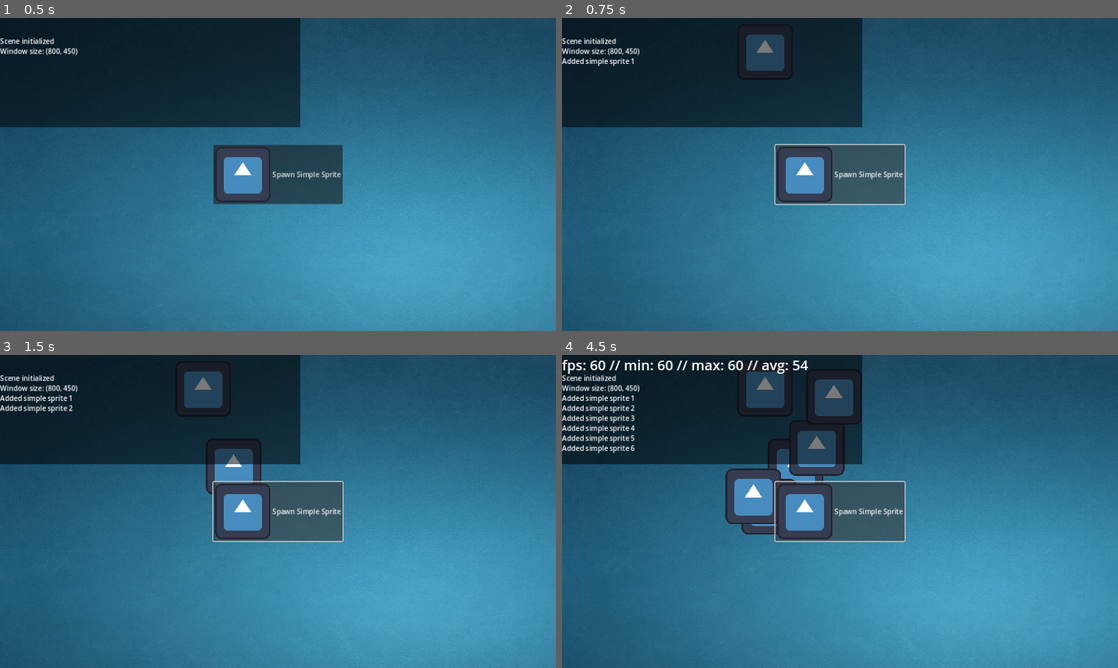
Above: before the commit, frames 1-4 (two rows, left to right).
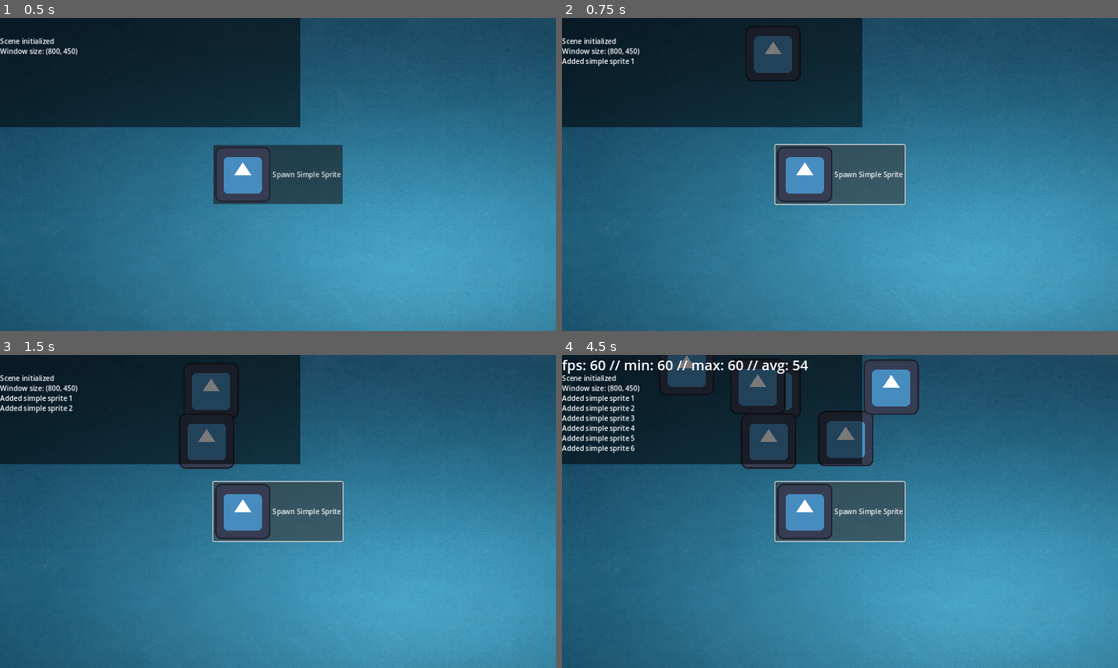
Above: after the commit, the same moments.

Repository: ash4rk/godot_polygon
Game: Godot game, scene res://sprite_spawner.tscn
Same seed, same stepped clock (60 frames per second), same inputs: the game is played once before the commit and once after it. The engine's default icon, where the game draws it, is replaced by a stand-in: a white triangle on a blue panel in a dark square.
Inputs:
- Up to frame 1 (0.5 s): no input
- Up to frame 2 (0.75 s): click "Spawn Simple Sprite" at 0.5 s
- Up to frame 3 (1.5 s): click "Spawn Simple Sprite" at 1.25 s
- Up to frame 4 (4.5 s): click "Spawn Simple Sprite" at 2 s; tap Enter at 2.75, 4.25 s; tap Space at 3.5 s

Frame 1 is identical in both runs. In frame 2, 0.6% of the frame differs, in the area x 31-43%, y 2-21%; in frame 3, 2.3%; in frame 4, 8.7%, in the area x 19-65%, y 0-58%.

Commit message:
FEAT: Add rigidbody scene

Diff:
--- /dev/null
+++ b/rigidbody_spawner.tscn
@@ -0,0 +1,81 @@
+[gd_scene load_steps=6 format=3 uid="uid://cdhqn7margc1e"]
+
+[ext_resource type="Script" path="res://spawnables/rigidbody_spawner.gd" id="1_3c5hs"]
+[ext_resource type="Texture2D" uid="uid://caxd6bmqi2nwb" path="res://common/icon.svg" id="2_43cne"]
+[ext_resource type="PackedScene" uid="uid://ca535jyyat3dk" path="res://common/log.tscn" id="3_113bk"]
+[ext_resource type="Texture2D" uid="uid://tvg3j776tnst" path="res://common/background.jpg" id="4_t48vt"]
+
+[sub_resource type="RectangleShape2D" id="RectangleShape2D_jtyhu"]
+size = Vector2(1882, 232)
+
+[node name="SimpleSprite" type="Node"]
+script = ExtResource("1_3c5hs")
+
+[node name="CanvasLayer" type="CanvasLayer" parent="."]
+
+[node name="SpawnSpriteButton" type="Button" parent="CanvasLayer"]
+anchors_preset = 8
+anchor_left = 0.5
+anchor_top = 0.5
+anchor_right = 0.5
+anchor_bottom = 0.5
+offset_left = -148.0
+offset_top = -68.0
+offset_right = 148.0
+offset_bottom = 68.0
+grow_horizontal = 2
+grow_vertical = 2
+text = "Spawn Simple Sprite"
+icon = ExtResource("2_43cne")
+
+[node name="LogBG" parent="CanvasLayer" instance=ExtResource("3_113bk")]
+
+[node name="HSlider" type="HSlider" parent="CanvasLayer"]
+custom_minimum_size = Vector2(300, 0)
+anchors_preset = 8
+anchor_left = 0.5
+anchor_top = 0.5
+anchor_right = 0.5
+anchor_bottom = 0.5
+offset_left = -4.0
+offset_top = 88.0
+offset_right = 4.0
+offset_bottom = 104.0
+grow_horizontal = 2
+grow_vertical = 2
+size_flags_horizontal = 4
+size_flags_vertical = 4
+min_value = 0.02
+max_value = 1.0
+step = 0.02
+value = 1.0
+
+[node name="SizeLabel" type="Label" parent="CanvasLayer/HSlider"]
+layout_mode = 1
+anchors_preset = 8
+anchor_left = 0.5
+anchor_top = 0.5
+anchor_right = 0.5
+anchor_bottom = 0.5
+offset_left = -20.0
+offset_top = 18.0
+offset_right = 20.0
+offset_bottom = 41.0
+grow_horizontal = 2
+grow_vertical = 2
+text = "Size: 1.0"
+
+[node name="Level" type="Node" parent="."]
+
+[node name="Background" type="Sprite2D" parent="Level"]
+texture = ExtResource("4_t48vt")
+centered = false
+
+[node name="StaticBody2D" type="StaticBody2D" parent="Level"]
+
+[node name="CollisionShape2D" type="CollisionShape2D" parent="Level/StaticBody2D"]
+position = Vector2(726, 847)
+shape = SubResource("RectangleShape2D_jtyhu")
+
+[connection signal="button_up" from="CanvasLayer/SpawnSpriteButton" to="." method="_on_spawn_sprite_button_button_up"]
+[connection signal="value_changed" from="CanvasLayer/HSlider" to="." method="_on_h_slider_value_changed"]
--- a/simple_sprite/simple_sprite.tscn
+++ /dev/null
@@ -1,7 +0,0 @@
-[gd_scene load_steps=2 format=3 uid="uid://sy6dhb8jvbw6"]
-
-[ext_resource type="Texture2D" uid="uid://caxd6bmqi2nwb" path="res://common/icon.svg" id="1_esc00"]
-
-[node name="Sprite2D" type="Sprite2D"]
-texture_filter = 3
-texture = ExtResource("1_esc00")
--- a/simple_sprite/sprite_spawner.gd
+++ b/spawnables/rigidbody_spawner.gd
@@ -1,8 +1,9 @@
 extends Node
 
-const SIMPLE_SPRITE = preload("res://simple_sprite/simple_sprite.tscn")
+const SIMPLE_RIGIDBODY = preload("res://spawnables/simple_rigid_body.tscn")
 @onready var Log : RichTextLabel = $CanvasLayer/LogBG/Log
 var sprite_numbers: int = 0
+var object_size: = Vector2(1.0, 1.0)
 
 func _print_log(text_value : String) -> void:
 	Log.text += text_value + "\n"
@@ -12,10 +13,14 @@
 	_print_log("Window size: " + str(DisplayServer.window_get_size()))
 
 func _on_spawn_sprite_button_button_up():
-	var simple_sprite_instance = SIMPLE_SPRITE.instantiate()
-	$Level.add_child(simple_sprite_instance)
+	var simple_rigidbody_instance = SIMPLE_RIGIDBODY.instantiate()
+	$Level.add_child(simple_rigidbody_instance)
 	var x_screen = DisplayServer.window_get_size().x
 	var y_screen = DisplayServer.window_get_size().y
-	simple_sprite_instance.global_position = Vector2(randf_range(0, x_screen),randf_range(0, y_screen))
+	simple_rigidbody_instance.global_position = Vector2(randf_range(0, x_screen),randf_range(0, y_screen))
 	sprite_numbers += 1
 	_print_log("Added simple sprite " + str(sprite_numbers))
+
+
+func _on_h_slider_value_changed(value):
+	$CanvasLayer/HSlider/SizeLabel.text = "Size: " + str(value)
--- /dev/null
+++ b/spawnables/simple_rigid_body.tscn
@@ -0,0 +1,15 @@
+[gd_scene load_steps=3 format=3 uid="uid://b6mu5sl2ufakx"]
+
+[ext_resource type="Texture2D" uid="uid://caxd6bmqi2nwb" path="res://common/icon.svg" id="1_lkxpv"]
+
+[sub_resource type="RectangleShape2D" id="RectangleShape2D_wtmat"]
+size = Vector2(128, 128)
+
+[node name="SimpleRigidBody" type="RigidBody2D"]
+
+[node name="Sprite2D" type="Sprite2D" parent="."]
+texture_filter = 3
+texture = ExtResource("1_lkxpv")
+
+[node name="CollisionShape2D" type="CollisionShape2D" parent="."]
+shape = SubResource("RectangleShape2D_wtmat")
--- /dev/null
+++ b/spawnables/simple_sprite.tscn
@@ -0,0 +1,7 @@
+[gd_scene load_steps=2 format=3 uid="uid://sy6dhb8jvbw6"]
+
+[ext_resource type="Texture2D" uid="uid://caxd6bmqi2nwb" path="res://common/icon.svg" id="1_rqnx0"]
+
+[node name="Sprite2D" type="Sprite2D"]
+texture_filter = 3
+texture = ExtResource("1_rqnx0")
--- /dev/null
+++ b/spawnables/sprite_spawner.gd
@@ -0,0 +1,21 @@
+extends Node
+
+const SIMPLE_SPRITE = preload("res://spawnables/simple_sprite.tscn")
+@onready var Log : RichTextLabel = $CanvasLayer/LogBG/Log
+var sprite_numbers: int = 0
+
+func _print_log(text_value : String) -> void:
+	Log.text += text_value + "\n"
+
+func _ready():
+	_print_log("Scene initialized")
+	_print_log("Window size: " + str(DisplayServer.window_get_size()))
+
+func _on_spawn_sprite_button_button_up():
+	var simple_sprite_instance = SIMPLE_SPRITE.instantiate()
+	$Level.add_child(simple_sprite_instance)
+	var x_screen = DisplayServer.window_get_size().x
+	var y_screen = DisplayServer.window_get_size().y
+	simple_sprite_instance.global_position = Vector2(randf_range(0, x_screen),randf_range(0, y_screen))
+	sprite_numbers += 1
+	_print_log("Added simple sprite " + str(sprite_numbers))
--- a/sprite_spawner.tscn
+++ b/sprite_spawner.tscn
@@ -1,12 +1,12 @@
-[gd_scene load_steps=5 format=3 uid="uid://bfhsg8mxupk3f"]
+[gd_scene load_steps=5 format=3 uid="uid://bm310y1uey13t"]
 
-[ext_resource type="Script" path="res://simple_sprite/sprite_spawner.gd" id="1_y1l0w"]
+[ext_resource type="Script" path="res://spawnables/sprite_spawner.gd" id="1_qh373"]
 [ext_resource type="Texture2D" uid="uid://tvg3j776tnst" path="res://common/background.jpg" id="2_bejge"]
 [ext_resource type="Texture2D" uid="uid://caxd6bmqi2nwb" path="res://common/icon.svg" id="3_sgv01"]
 [ext_resource type="PackedScene" uid="uid://ca535jyyat3dk" path="res://common/log.tscn" id="4_7rp82"]
 
-[node name="SimpleSprite" type="Node"]
-script = ExtResource("1_y1l0w")
+[node name="RigidbodySimple" type="Node"]
+script = ExtResource("1_qh373")
 
 [node name="CanvasLayer" type="CanvasLayer" parent="."]
 
Renamed: simple_sprite/modulation_sprite.tscn -> spawnables/modulation_sprite.tscn
Not shown: 1 places in sprites_with_bw_shader.tscn that only renumber resources
Not shown: 1 places in sprites_with_glow_shader.tscn that only renumber resources
Not shown: 1 places in sprites_with_world_env.tscn that only renumber resources
